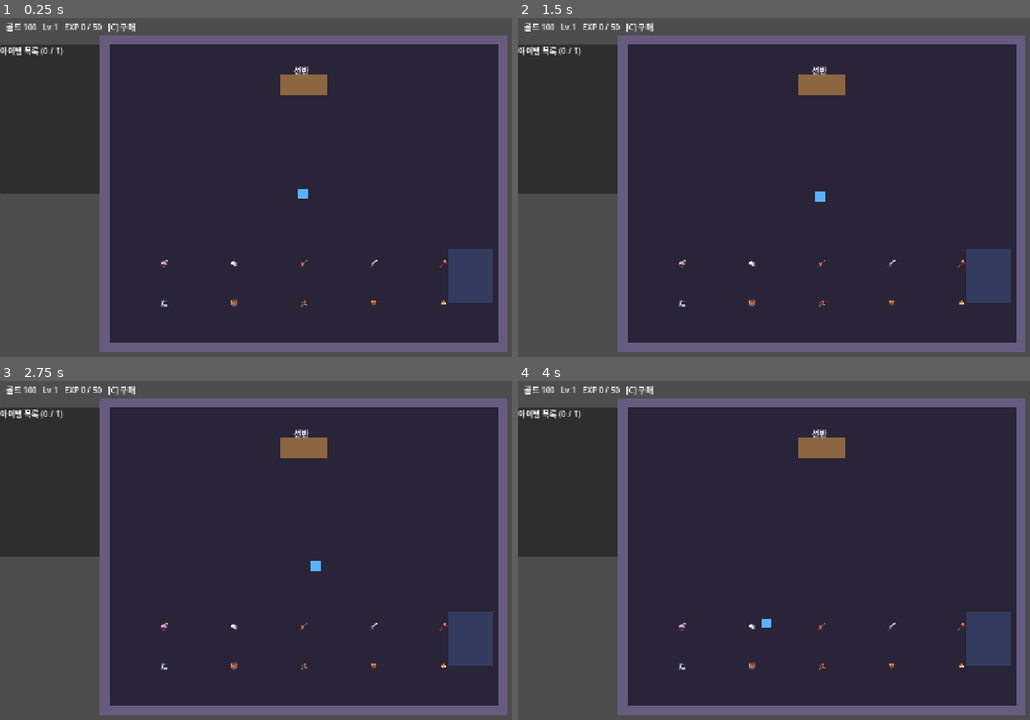
Above: before the commit, frames 1-4 (two rows, left to right).
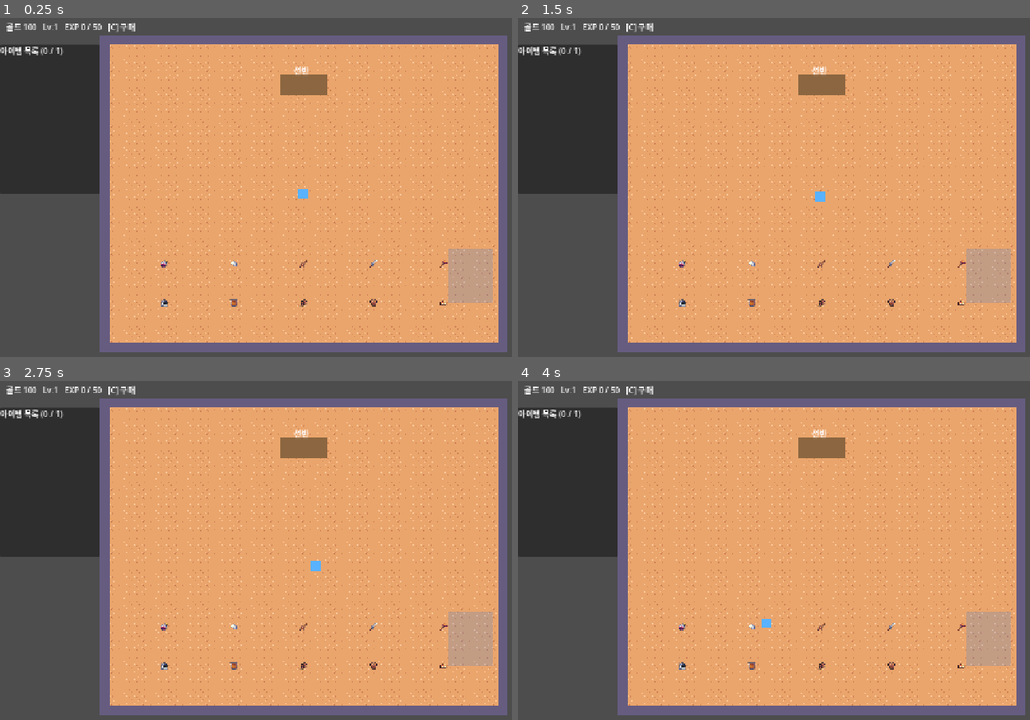
Above: after the commit, the same moments.

Repository: JaeyoungMyo/TheBetweenkeeper
Game: Godot game, scene res://scenes/storage/tutorial_storage.tscn
Same seed, same stepped clock (60 frames per second), same inputs: the game is played once before the commit and once after it.
Inputs (mouse positions are in pixels of both pictures, inside the frame that each line leads up to):
- Up to frame 1 (0.25 s): no input
- Up to frame 2 (1.5 s): tap Enter at 0.5 s; drag from (835, 194) to (902, 116) at 0.52 s; tap Space at 1.25 s; drag from (707, 211) to (804, 265) at 1.27 s
- Up to frame 3 (2.75 s): move the mouse to (384, 479) at 2.02 s; hold D (move_right) from 2.03 s (still down); tap 1 (slot_1) at 2.1 s; click (384, 479) at 2.17 s
- Up to frame 4 (4 s): release D (move_right) at 2.75 s; drag from (804, 628) to (646, 503) at 2.77 s; move the mouse to (1029, 611) at 3.52 s; hold A (move_left) from 3.53 s (still down); tap 3 (slot_3) at 3.6 s; click (1029, 611) at 3.67 s

The runs differ from the first frame. In frame 1, 66% of the frame differs, in the area x 21-98%, y 7-96%; in frame 2, 66%; in frame 3, 66%; in frame 4, 66%.

Commit message:
퀘스트 패널 왼쪽 위 반투명 배치, 바닥에 Kenney 타일 적용
Co-Authored-By: Claude Haiku 5.5 <noreply@anthropic.com>
Claude-Session: https://claude.ai/code/session_0121nzt2UG16d76XWYTLiz1b

Diff:
--- a/scripts/storage/storage_room.gd
+++ b/scripts/storage/storage_room.gd
@@ -30,10 +30,12 @@
 
 
 func _build_room() -> void:
-	var floor_rect := ColorRect.new()
+	var floor_rect := TextureRect.new()
+	floor_rect.texture = load("res://art/floor/floor_tile.png")
+	floor_rect.stretch_mode = TextureRect.STRETCH_TILE
+	floor_rect.texture_filter = CanvasItem.TEXTURE_FILTER_NEAREST
 	floor_rect.position = ROOM.position
 	floor_rect.size = ROOM.size
-	floor_rect.color = Color(0.16, 0.14, 0.22)
 	floor_rect.mouse_filter = Control.MOUSE_FILTER_IGNORE
 	add_child(floor_rect)
 	var t := 20.0
--- a/scripts/ui_dungeon/dungeon_ui.gd
+++ b/scripts/ui_dungeon/dungeon_ui.gd
@@ -211,9 +211,15 @@
 
 func _build_hud() -> void:
 	_quest_box = PanelContainer.new()
-	_quest_box.position = Vector2(1015, 400)
+	_quest_box.position = Vector2(8, 8)
 	_quest_box.custom_minimum_size = Vector2(240, 0)
 	_quest_box.visible = false
+	_quest_box.mouse_filter = Control.MOUSE_FILTER_IGNORE
+	var box_style := StyleBoxFlat.new()
+	box_style.bg_color = Color(0, 0, 0, 0.45)
+	box_style.set_corner_radius_all(4)
+	box_style.set_content_margin_all(8)
+	_quest_box.add_theme_stylebox_override("panel", box_style)
 	_quest_text = RichTextLabel.new()
 	_quest_text.bbcode_enabled = true
 	_quest_text.fit_content = true
Not shown, added: art/floor/License.txt
Binary file added: art/floor/floor_tile.png
Not shown, added: art/floor/floor_tile.png.import
Not shown, changed: TEST.md
Not shown, changed: aidlc-docs/audit.md
Not shown, changed: aidlc-docs/construction/u3-dungeon-requests/code/code-summary.md
